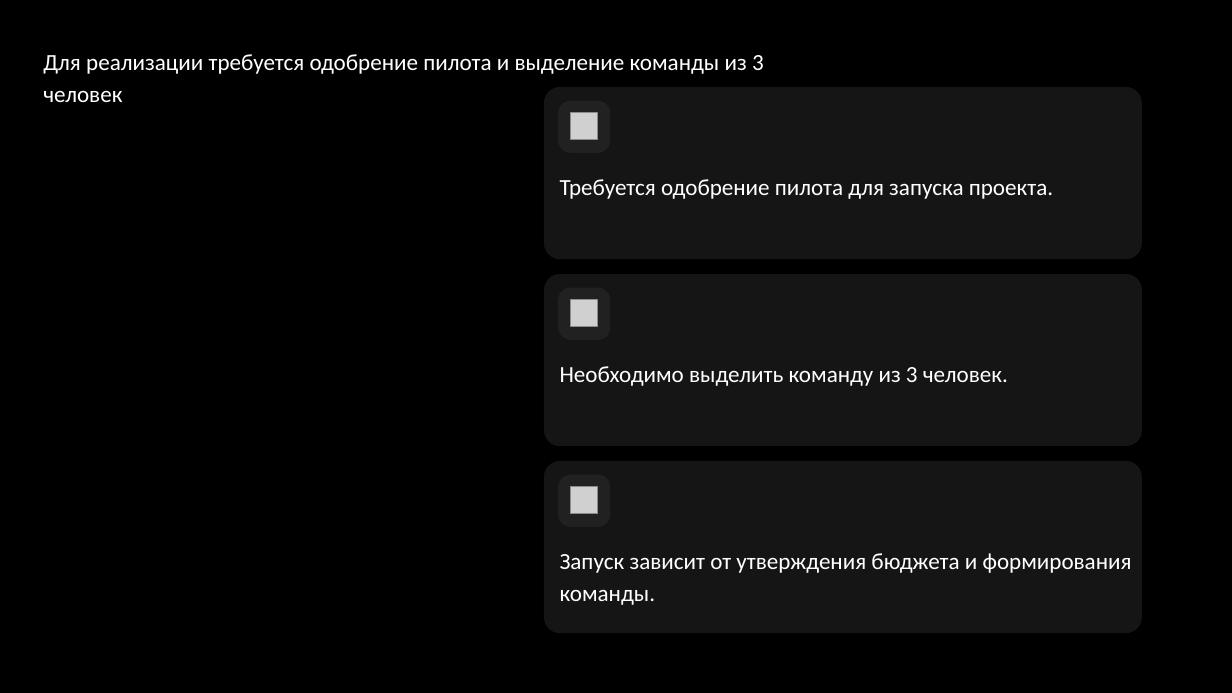
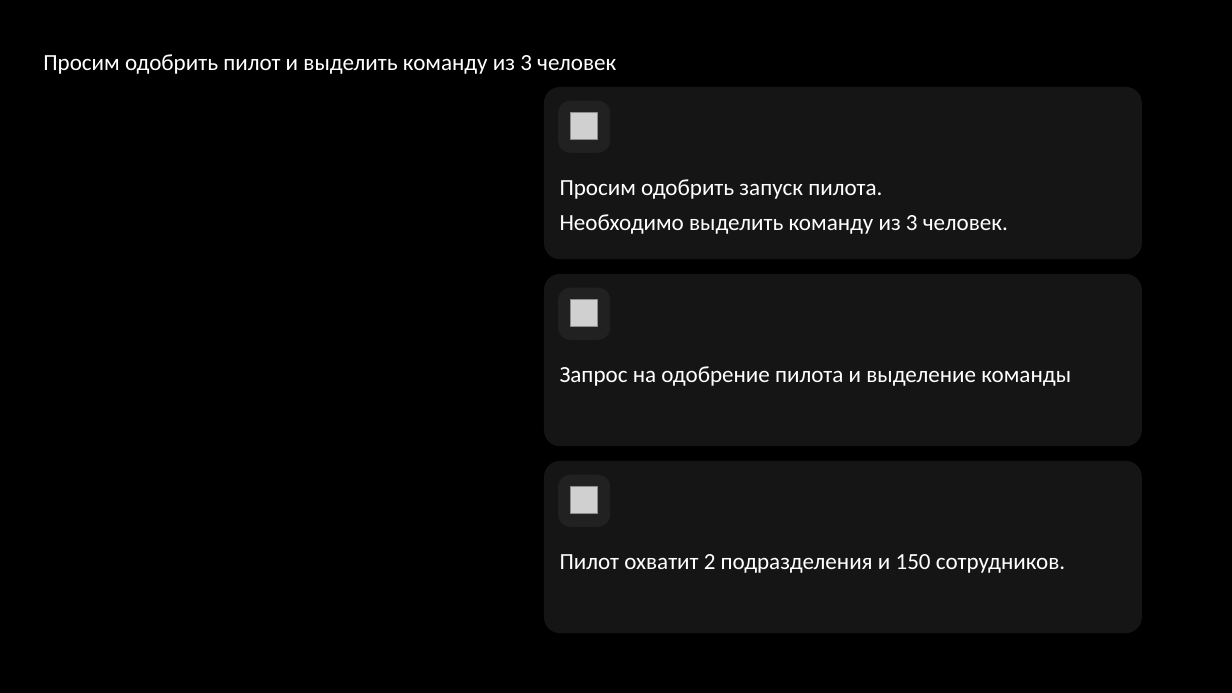
Before and after one commit to temurysega/lct_vk, a slide deck: slide 10 of deliverables/vk-workspace-balanced.pptx (slide 11 before the commit). Drawn at 1232x693 pixels with LibreOffice and Linux fonts; fonts in the diff are those of the drawing; grey boxes stand for pictures; background and template pictures are left out. Boxes give left, top, right and bottom in pixels: in the first picture for what was removed or moved away, otherwise in the second. Text is boxed around its words. In the diff, an @@ line names an element or a change of style, - is before the commit and + after.

```diff
--- a/deliverables/vk-workspace-balanced.pptx
+++ b/deliverables/vk-workspace-balanced.pptx
@@ title at (43,54,616,74): text changed @@
-Для реализации требуется одобрение пилота и выделение команды из 3 человек
+Просим одобрить пилот и выделить команду из 3 человек
@@ text in rounded rectangle at (560,179,1008,234): text changed @@
-Требуется одобрение пилота для запуска проекта.
+Просим одобрить запуск пилота.
+Необходимо выделить команду из 3 человек.
@@ text in rounded rectangle at (560,366,1071,386): text changed @@
-Необходимо выделить команду из 3 человек.
+Запрос на одобрение пилота и выделение команды
@@ text in rounded rectangle at (560,554,1065,573): text changed @@
-Запуск зависит от утверждения бюджета и формирования команды.
+Пилот охватит 2 подразделения и 150 сотрудников.
```
Also in this commit, not shown: 4 other slides changed, 5 slides added, 7 slides removed, 30 other files.
